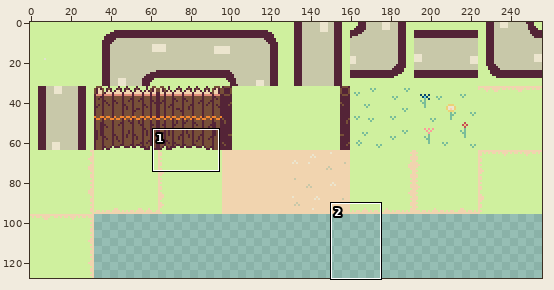
A sprite sheet gets an edit: assets/tiles/pyxel_map.png. Above: a wide view before the commit, with the close-up outlined.
Close-up. Earlier state:
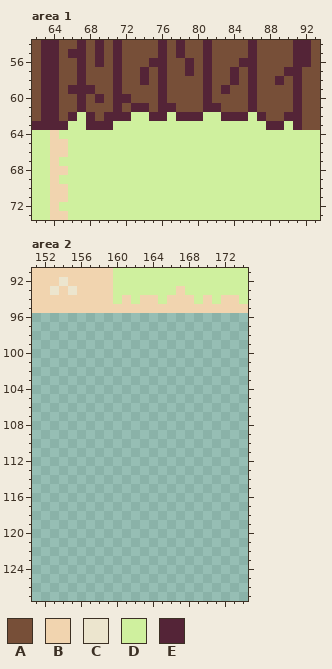
The file is 256x128 pixels. Shown: area 1: x 62..93, y 54..73; area 2: x 151..174, y 91..127. The commit also changed other parts of the picture, which this record leaves out.
Palette (. is transparent): A #774f38  B #f1d4af  C #ece5ce  D #cff09e  E #542437
Pixels before, area 1, first column x 62:
54 AEEAAEAEAEAAAAEAEAAEAAAAEAAAAEEA
55 AEEAEEAEAEAAAAEAEAAEAAAAEAAAAEEA
56 AEEAAEAEAEAAAEEAAEAEAAAEEAAAAEEA
57 AEEAAEAAAEAAEAEAAEAEAAEAEAAAEEAA
58 AEEAAEAAAEAAEAEAAAAEAAEAEAAEAEAA
59 AEEAEEEAAEAAAAEAAAAEAEAAEAAAAEAA
60 AEEAAEAEAEEAAAEAAAAEAAAAEAAAAEAA
61 AEEAAEAAAEAEEAEEAAAEEAAAEAAAAEAA
62 AEEAEDEAEEEDDEEDEEEDDEEEDEAAEEAA
63 EEEEDDEEEDDDDDDDDDDDDDDDDDEEDEAA
64 DDBDDDDDDDDDDDDDDDDDDDDDDDDDDDDD
65 DDBBDDDDDDDDDDDDDDDDDDDDDDDDDDDD
66 DDBBDDDDDDDDDDDDDDDDDDDDDDDDDDDD
67 DDBDDDDDDDDDDDDDDDDDDDDDDDDDDDDD
68 DDBBDDDDDDDDDDDDDDDDDDDDDDDDDDDD
69 DDBDDDDDDDDDDDDDDDDDDDDDDDDDDDDD
70 DDBBDDDDDDDDDDDDDDDDDDDDDDDDDDDD
71 DDBBDDDDDDDDDDDDDDDDDDDDDDDDDDDD
72 DDBDDDDDDDDDDDDDDDDDDDDDDDDDDDDD
73 DDBBDDDDDDDDDDDDDDDDDDDDDDDDDDDD
Pixels before, area 2, first column x 151:
91 BBBBBBBBBDDDDDDDDDDDDDDD
92 BBBCBBBBBDDDDDDDDDDDDDDD
93 BBCBCBBBBDDDDDDDBDDDDDDD
94 BBBBBBBBBDBDBBDBBBDBDBBD
95 BBBBBBBBBBBBBBBBBBBBBBBB
And afterwards:
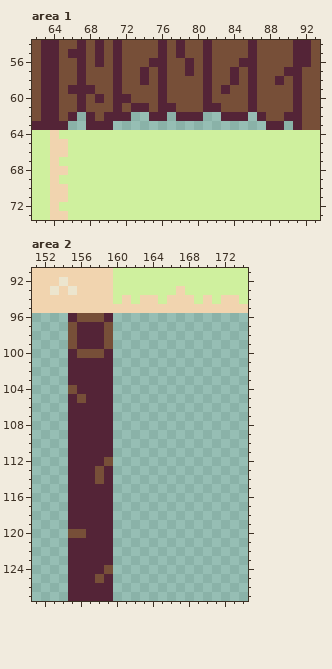
From old to new:
{"where": "area 1"}
{"y":62,"x":67,"old":"D","new":"."}
{"y":62,"x":73,"old":"DD","new":".."}
{"y":62,"x":77,"old":"D","new":"."}
{"y":62,"x":81,"old":"DD","new":".."}
{"y":62,"x":86,"old":"D","new":"."}
{"y":63,"x":66,"old":"DD","new":".."}
{"y":63,"x":71,"old":"DDDDDDDDDDDDDDDDD","new":"................."}
{"y":63,"x":90,"old":"D","new":"."}
{"where": "area 2"}
{"y":96,"x":155,"old":".....","new":"EAAAE"}
{"y":97,"x":155,"old":".....","new":"AEEEA"}
{"y":98,"x":155,"old":".....","new":"AEEEA"}
{"y":99,"x":155,"old":".....","new":"AEEEA"}
{"y":100,"x":155,"old":".....","new":"EAAAE"}
{"y":101,"x":155,"old":".....","new":"EEEEE"}
{"y":102,"x":155,"old":".....","new":"EEEEE"}
{"y":103,"x":155,"old":".....","new":"EEEEE"}
{"y":104,"x":155,"old":".....","new":"AEEEE"}
{"y":105,"x":155,"old":".....","new":"EAEEE"}
{"y":106,"x":155,"old":".....","new":"EEEEE"}
{"y":107,"x":155,"old":".....","new":"EEEEE"}
{"y":108,"x":155,"old":".....","new":"EEEEE"}
{"y":109,"x":155,"old":".....","new":"EEEEE"}
{"y":110,"x":155,"old":".....","new":"EEEEE"}
{"y":111,"x":155,"old":".....","new":"EEEEE"}
{"y":112,"x":155,"old":".....","new":"EEEEA"}
{"y":113,"x":155,"old":".....","new":"EEEAE"}
{"y":114,"x":155,"old":".....","new":"EEEAE"}
{"y":115,"x":155,"old":".....","new":"EEEEE"}
{"y":116,"x":155,"old":".....","new":"EEEEE"}
{"y":117,"x":155,"old":".....","new":"EEEEE"}
{"y":118,"x":155,"old":".....","new":"EEEEE"}
{"y":119,"x":155,"old":".....","new":"EEEEE"}
{"y":120,"x":155,"old":".....","new":"AAEEE"}
{"y":121,"x":155,"old":".....","new":"EEEEE"}
{"y":122,"x":155,"old":".....","new":"EEEEE"}
{"y":123,"x":155,"old":".....","new":"EEEEE"}
{"y":124,"x":155,"old":".....","new":"EEEEA"}
{"y":125,"x":155,"old":".....","new":"EEEAE"}
{"y":126,"x":155,"old":".....","new":"EEEEE"}
{"y":127,"x":155,"old":".....","new":"EEEEE"}
{"label":"erased","picture_box":[68,112,86,130]}
{"label":"erased","picture_box":[113,112,293,130]}
{"label":"added","picture_box":[68,313,113,601]}
